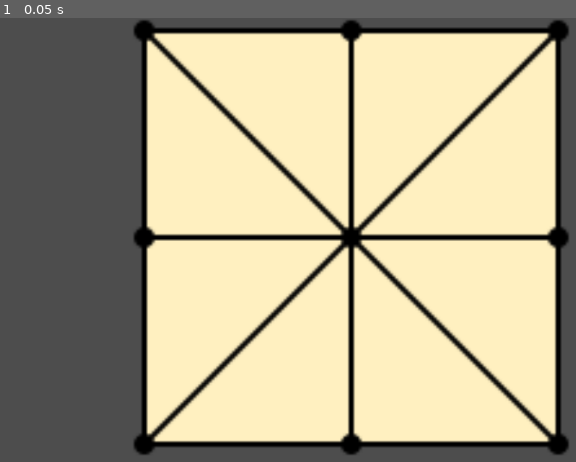
Above: before the commit, frame 1.
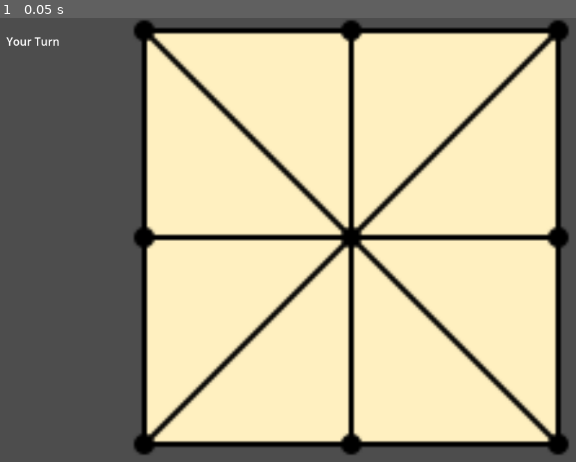
Above: after the commit, the same moment.

Repository: Liam22495/Three-Mens-Morris
Game: Godot game, scene res://Scenes/MainScene.tscn
Two runs of this game, one before a commit and one after it. Both use one fixed random seed, a clock stepped at 60 frames per second and the inputs below.
Inputs:
- Up to frame 1 (0.05 s): no input

The runs differ from the first frame. In frame 1, less than 0.1% of the frame differs, in the area x 1-11%, y 4-7%.

Commit message:
Modifed Player and opponent sizes, implemented Player and opponent spawns in positions.

Diff:
--- /dev/null
+++ b/Godot_client/Scenes/Main.gd
@@ -0,0 +1,42 @@
+extends Node2D
+
+@export var PlayerPieceScene: PackedScene
+@export var OpponentPieceScene: PackedScene
+
+@onready var positions = $Board/Background/Positions
+@onready var turn_label = $UI/TurnLabel
+
+var current_turn = "player"
+var position_occupied = {}
+var player_piece_count = 0
+var opponent_piece_count = 0
+
+const MAX_PIECES = 3
+
+func _ready():
+	for area in positions.get_children():
+		area.input_pickable = true
+		area.connect("input_event", Callable(self, "_on_position_clicked").bind(area))
+
+	turn_label.text = "Your Turn"
+
+func _on_position_clicked(_viewport, event: InputEvent, _shape_idx: int, area: Area2D):
+	if event is InputEventMouseButton and event.pressed and event.button_index == MOUSE_BUTTON_LEFT:
+		if area and not position_occupied.has(area.name):
+			if current_turn == "player" and player_piece_count < MAX_PIECES:
+				var piece = PlayerPieceScene.instantiate()
+				piece.position = Vector2.ZERO
+				area.add_child(piece)
+				position_occupied[area.name] = "player"
+				player_piece_count += 1
+				current_turn = "opponent"
+				turn_label.text = "Opponent's Turn"
+
+			elif current_turn == "opponent" and opponent_piece_count < MAX_PIECES:
+				var piece = OpponentPieceScene.instantiate()
+				piece.position = Vector2.ZERO
+				area.add_child(piece)
+				position_occupied[area.name] = "opponent"
+				opponent_piece_count += 1
+				current_turn = "player"
+				turn_label.text = "Your Turn"
--- a/Godot_client/Scenes/MainScene.tscn
+++ b/Godot_client/Scenes/MainScene.tscn
@@ -1,8 +1,17 @@
-[gd_scene load_steps=2 format=3 uid="uid://bfqhi3iqcv8vr"]
+[gd_scene load_steps=6 format=3 uid="uid://bfqhi3iqcv8vr"]
 
 [ext_resource type="Texture2D" uid="uid://bthdmw6cs4ejf" path="res://assets/board_background.png" id="1_hpc76"]
+[ext_resource type="Script" uid="uid://cahl5pdw22bag" path="res://Scenes/Main.gd" id="1_tr2i4"]
+[ext_resource type="PackedScene" uid="uid://c2ops8iapgvlp" path="res://Scenes/PlayerPiece.tscn" id="2_7rqgy"]
+[ext_resource type="PackedScene" uid="uid://d4fhqr1irf2eo" path="res://Scenes/OpponentPiece.tscn" id="3_qxria"]
+
+[sub_resource type="CircleShape2D" id="CircleShape2D_7rqgy"]
+radius = 4.49511
 
 [node name="MainScene" type="Node2D"]
+script = ExtResource("1_tr2i4")
+PlayerPieceScene = ExtResource("2_7rqgy")
+OpponentPieceScene = ExtResource("3_qxria")
 
 [node name="Board" type="Node2D" parent="."]
 
@@ -11,41 +20,67 @@
 scale = Vector2(3.72917, 3.72917)
 texture = ExtResource("1_hpc76")
 
-[node name="Positons" type="Node2D" parent="Board/Background"]
+[node name="Positions" type="Node2D" parent="Board/Background"]
 
-[node name="Position0" type="Marker2D" parent="Board/Background/Positons"]
+[node name="Position0" type="Area2D" parent="Board/Background/Positions"]
 position = Vector2(-80.9832, -79.1062)
 
-[node name="Position1" type="Marker2D" parent="Board/Background/Positons"]
+[node name="CollisionShape2D" type="CollisionShape2D" parent="Board/Background/Positions/Position0"]
+shape = SubResource("CircleShape2D_7rqgy")
+
+[node name="Position1" type="Area2D" parent="Board/Background/Positions"]
 position = Vector2(-1.07263, -79.1062)
 
-[node name="Position2" type="Marker2D" parent="Board/Background/Positons"]
+[node name="CollisionShape2D" type="CollisionShape2D" parent="Board/Background/Positions/Position1"]
+shape = SubResource("CircleShape2D_7rqgy")
+
+[node name="Position2" type="Area2D" parent="Board/Background/Positions"]
 position = Vector2(79.1061, -79.1062)
 
-[node name="Position3" type="Marker2D" parent="Board/Background/Positons"]
+[node name="CollisionShape2D" type="CollisionShape2D" parent="Board/Background/Positions/Position2"]
+shape = SubResource("CircleShape2D_7rqgy")
+
+[node name="Position3" type="Area2D" parent="Board/Background/Positions"]
 position = Vector2(-81.2514, 1.07261)
 
-[node name="Position4" type="Marker2D" parent="Board/Background/Positons"]
+[node name="CollisionShape2D" type="CollisionShape2D" parent="Board/Background/Positions/Position3"]
+shape = SubResource("CircleShape2D_7rqgy")
+
+[node name="Position4" type="Area2D" parent="Board/Background/Positions"]
 position = Vector2(-1.07263, 0.536293)
 
-[node name="Position5" type="Marker2D" parent="Board/Background/Positons"]
+[node name="CollisionShape2D" type="CollisionShape2D" parent="Board/Background/Positions/Position4"]
+shape = SubResource("CircleShape2D_7rqgy")
+
+[node name="Position5" type="Area2D" parent="Board/Background/Positions"]
 position = Vector2(79.1061, 1.34076)
 
-[node name="Position6" type="Marker2D" parent="Board/Background/Positons"]
+[node name="CollisionShape2D" type="CollisionShape2D" parent="Board/Background/Positions/Position5"]
+shape = SubResource("CircleShape2D_7rqgy")
+
+[node name="Position6" type="Area2D" parent="Board/Background/Positions"]
 position = Vector2(-81.5196, 81.5195)
 
-[node name="Position7" type="Marker2D" parent="Board/Background/Positons"]
+[node name="CollisionShape2D" type="CollisionShape2D" parent="Board/Background/Positions/Position6"]
+shape = SubResource("CircleShape2D_7rqgy")
+
+[node name="Position7" type="Area2D" parent="Board/Background/Positions"]
 position = Vector2(-1.07263, 81.2514)
 
-[node name="Position8" type="Marker2D" parent="Board/Background/Positons"]
+[node name="CollisionShape2D" type="CollisionShape2D" parent="Board/Background/Positions/Position7"]
+shape = SubResource("CircleShape2D_7rqgy")
+
+[node name="Position8" type="Area2D" parent="Board/Background/Positions"]
 position = Vector2(79.3743, 80.9832)
 
-[node name="PlayerPieces" type="Node2D" parent="Board"]
-
-[node name="OpponentPieces" type="Node2D" parent="Board"]
+[node name="CollisionShape2D" type="CollisionShape2D" parent="Board/Background/Positions/Position8"]
+shape = SubResource("CircleShape2D_7rqgy")
 
 [node name="UI" type="CanvasLayer" parent="."]
 
 [node name="TurnLabel" type="Label" parent="UI"]
-offset_right = 40.0
-offset_bottom = 23.0
+offset_left = 64.0
+offset_top = 22.0
+offset_right = 252.0
+offset_bottom = 45.0
+text = "Waiting For Opponent...."
--- a/Godot_client/Scenes/OpponentPiece.tscn
+++ b/Godot_client/Scenes/OpponentPiece.tscn
@@ -5,6 +5,5 @@
 [node name="OpponentPieceScene" type="Node2D"]
 
 [node name="OpponentPiece" type="Sprite2D" parent="."]
-position = Vector2(410, 376)
-scale = Vector2(0.0200619, 0.0200619)
+scale = Vector2(0.014509, 0.014509)
 texture = ExtResource("1_5jan1")
--- a/Godot_client/Scenes/PlayerPiece.tscn
+++ b/Godot_client/Scenes/PlayerPiece.tscn
@@ -5,6 +5,5 @@
 [node name="PlayerPiece" type="Node2D"]
 
 [node name="PlayerPiece" type="Sprite2D" parent="."]
-position = Vector2(410, 376)
-scale = Vector2(0.0664063, 0.0664063)
+scale = Vector2(0.0576172, 0.0576172)
 texture = ExtResource("1_037ip")
Not shown, added: Godot_client/Scenes/Main.gd.uid
